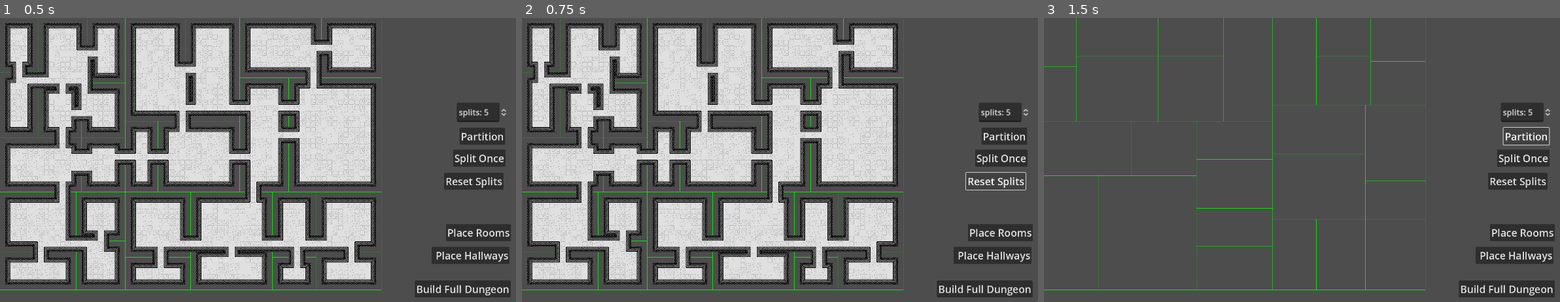
Above: before the commit, frames 1-3 (left to right).
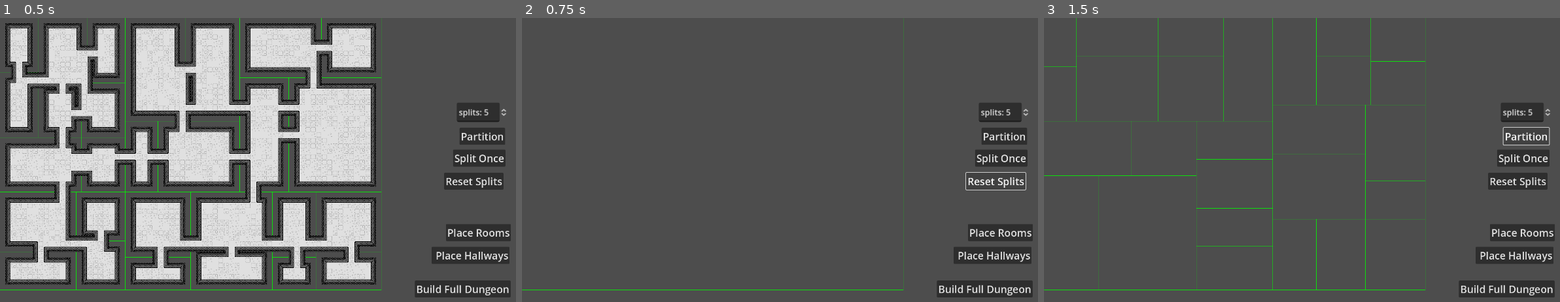
Above: after the commit, the same moments.

Repository: IanLum/Procedural-Dungeon-Generation
Game: Godot game, scene res://main.tscn
The game is run twice, just before and just after one commit, with the same random seed, the same clock (stepped at 60 frames per second) and the same inputs.
Inputs:
- Up to frame 1 (0.5 s): no input
- Up to frame 2 (0.75 s): click "Reset Splits" at 0.5 s
- Up to frame 3 (1.5 s): click "Partition" at 1.25 s

Frame 1 is identical in both runs. In frame 2, 42% of the frame differs, in the area x 0-74%, y 0-96%; in frame 3, nothing differs.

Commit message:
impl reset splits button

Diff:
--- a/main.gd
+++ b/main.gd
@@ -1,6 +1,11 @@
 extends Node2D
 
 const TILE_SIZE := 16
+
+const DUNGEON_SIZE = {
+	WIDTH = 70,
+	HEIGHT = 50
+}
 const PADDING := 1
 const MIN_PARTITION_SIZE := 6	# This translates to a min room size of 2,
 								# two tiles of padding, two tiles of walls,
@@ -14,7 +19,7 @@
 func _ready():
 	root = Branch.new(
 		Vector2i(0, 0),
-		Vector2i(70, 50)
+		Vector2i(DUNGEON_SIZE.WIDTH, DUNGEON_SIZE.HEIGHT)
 	)
 	full_generate()
 
@@ -89,7 +94,12 @@
 
 
 func _on_reset_splits_pressed():
-	pass # Replace with function body.
+	root = Branch.new(
+		Vector2i(0, 0),
+		Vector2i(DUNGEON_SIZE.WIDTH, DUNGEON_SIZE.HEIGHT)
+	)
+	tile_map.clear()
+	queue_redraw()
 
 
 ## --- TILE PLACING BUTTONS ---
